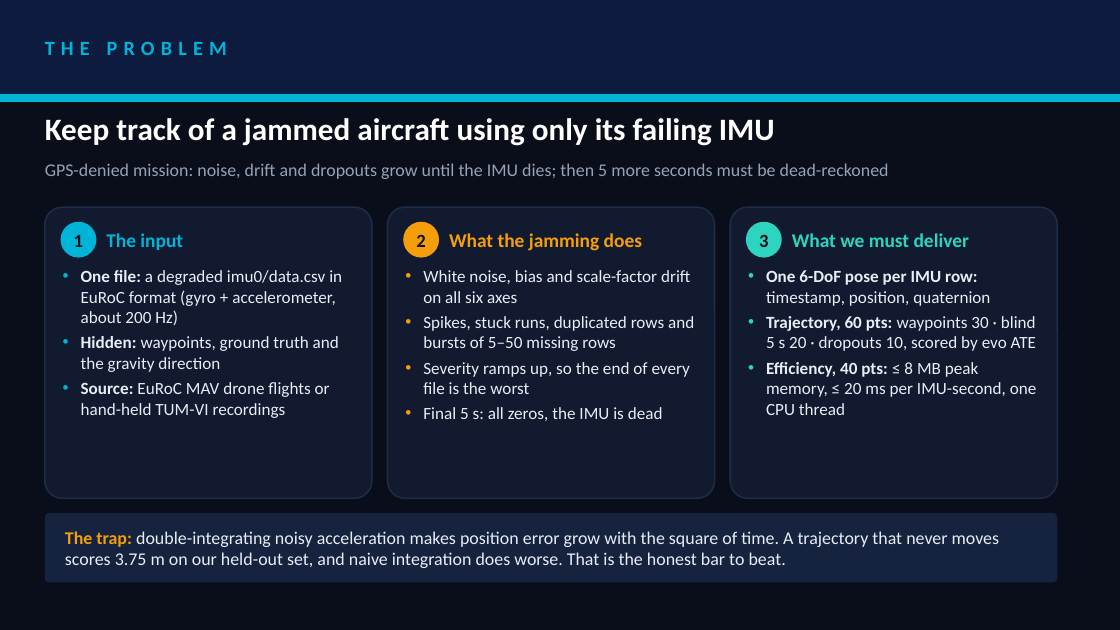
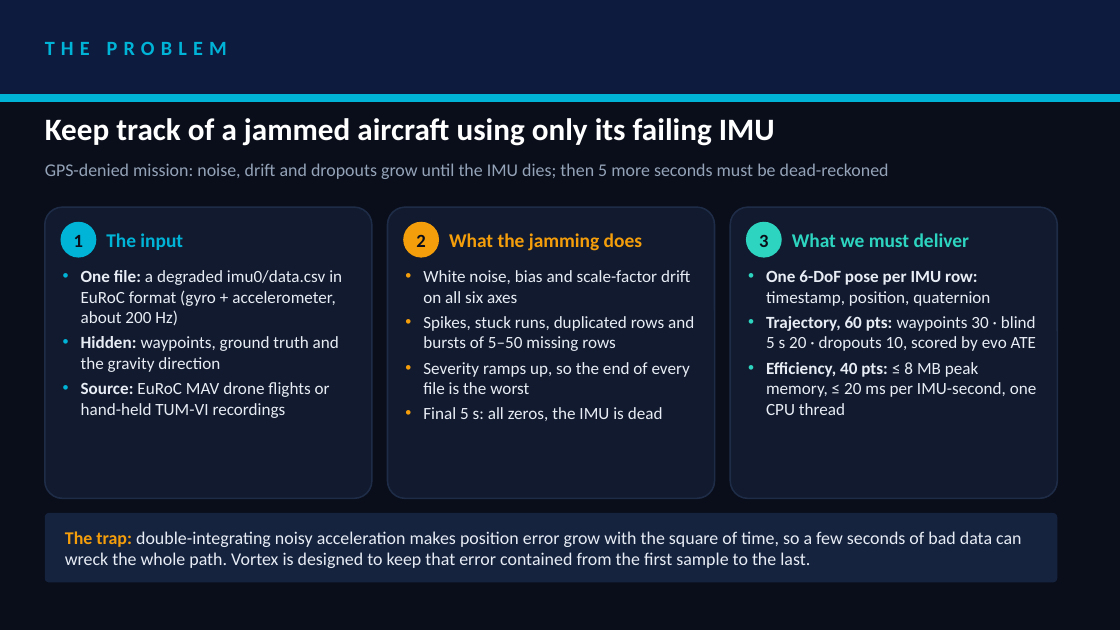
Before and after one commit to ArnavJain2005/Vortex, a slide deck: slide 2 of Docs/deck/ManipalInstituteofTechnology_Vortex.pptx. Drawn at 1120x630 pixels with LibreOffice and Linux fonts; fonts in the diff are those of the drawing. Boxes give left, top, right and bottom in pixels: in the first picture for what was removed or moved away, otherwise in the second. Text is boxed around its words. In the diff, an @@ line names an element or a change of style, - is before the commit and + after.

```diff
--- a/Docs/deck/ManipalInstituteofTechnology_Vortex.pptx
+++ b/Docs/deck/ManipalInstituteofTechnology_Vortex.pptx
@@ text at [65, 531, 1021, 568]: text changed @@
-The trap: double-integrating noisy acceleration makes position error grow with the square of time. A trajectory that never moves scores 3.75 m on our held-out set, and naive integration does worse. That is the honest bar to beat.
+The trap: double-integrating noisy acceleration makes position error grow with the square of time, so a few seconds of bad data can wreck the whole path. Vortex is designed to keep that error contained from the first sample to the last.
```
Also in this commit, not shown: 3 other slides changed, 1 other file.
